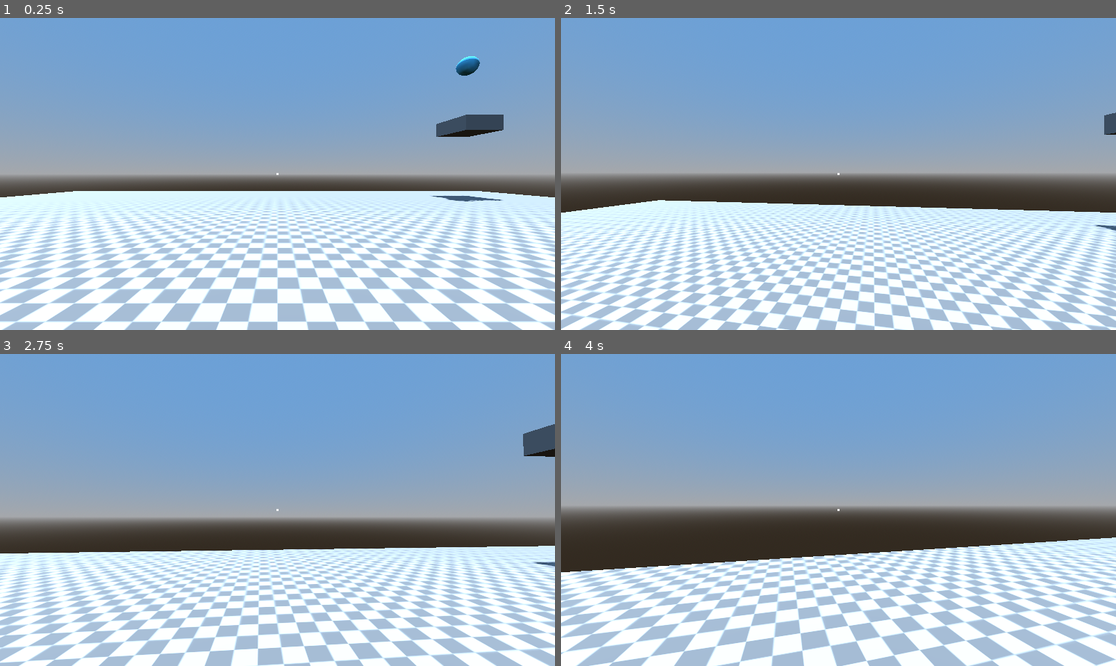
Above: before the commit, frames 1-4 (two rows, left to right).
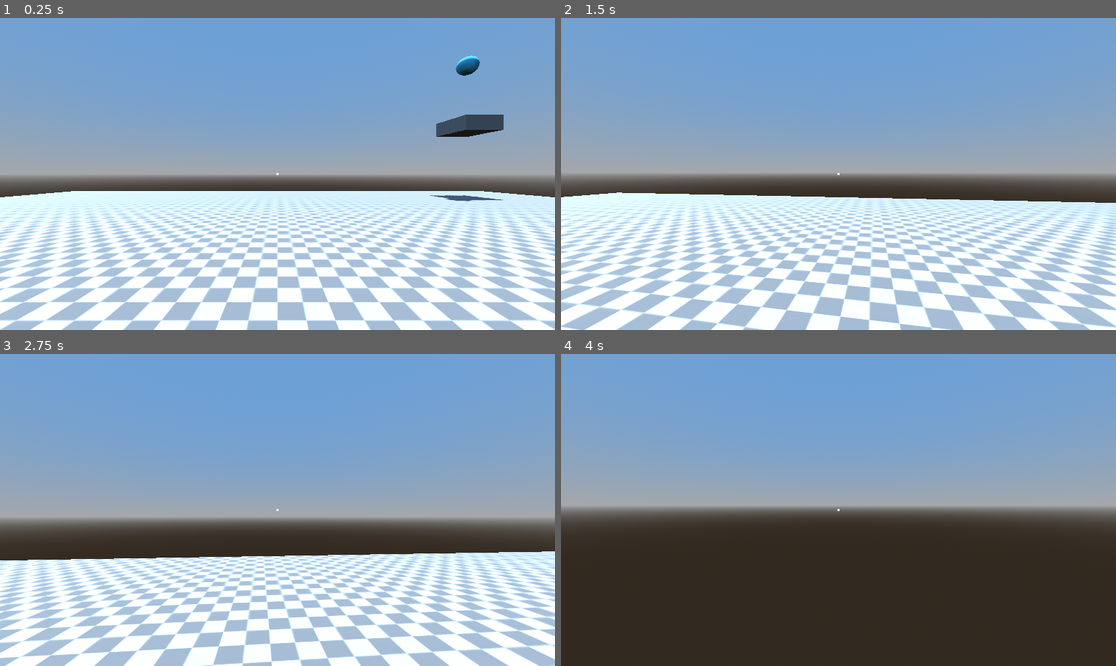
Above: after the commit, the same moments.

Repository: jwund7/game_testing
Game: Godot game, scene res://world/world.tscn
Two runs of this game, one before a commit and one after it. Both use one fixed random seed, a clock stepped at 60 frames per second and the inputs below.
Inputs (mouse positions are in pixels of both pictures, inside the frame that each line leads up to):
- Up to frame 1 (0.25 s): no input
- Up to frame 2 (1.5 s): tap Enter at 0.5 s; move the mouse to (866, 174) at 0.52 s; hold W (forward) from 0.53 s (still down); tap Ctrl (dodge) at 0.6 s; tap Space (jump) at 0.77, 1.07 s; right-click (866, 174) at 0.8 s; move the mouse to (810, 174) at 1.27 s; right-click (810, 174) at 1.35 s
- Up to frame 3 (2.75 s): keep holding W (forward); tap Space (jump) at 1.52, 1.55, 1.82, 2.1 s; move the mouse to (288, 503) at 2.02 s; tap Ctrl (dodge) at 2.3 s
- Up to frame 4 (4 s): keep holding W (forward); move the mouse to (832, 516) at 2.77 s; tap Ctrl (dodge) at 2.85 s; tap Space (jump) at 3.02, 3.32, 3.77, 3.8 s; right-click (832, 516) at 3.05 s; move the mouse to (877, 513) at 3.52 s; tap E (grapple) at 3.6 s

The runs differ from the first frame. In frame 1, 8.1% of the frame differs, in the area x 0-100%, y 12-100%; in frame 2, 25%; in frame 3, 22%; in frame 4, 36%, in the area x 0-100%, y 58-100%.

Commit message:
dodge ability
added a dodge
reorganized ability handling

Diff:
--- a/game_1/player/ability_controller.gd
+++ b/game_1/player/ability_controller.gd
@@ -3,6 +3,8 @@
 @onready var player: Player = $".."
 @onready var collision: CollisionShape3D = $"../CollisionShape3D"
 @onready var uncrouch_check: Area3D = $"../UncrouchCheck"
+@onready var dodge_timer: Timer = $DodgeTime
+
 
 var selected_ability: String
 
@@ -14,23 +16,45 @@
 var crouch_height: float = 0.4
 var crouch_time: float
 
+# dodge ability variables
+@export var is_dodging: bool = false
+var base_dodge_cooldown: float = 1.0
+var dodge_cooldown: float = 0.0
+var dodge_time: float = 0.2
+var dodge_power: float = 20.0
+
 func _ready() -> void:
 	# placeholder, could change when more abilities are added
-	selected_ability = "crouch"
+	selected_ability = "dodge"
+	dodge_timer.timeout.connect(stop_dodge)
 
 func _physics_process(delta: float) -> void:
-	# run timer for crouch ability cooldown
-	if crouch_cooldown >= 0:
-		crouch_cooldown -= delta
-	# handle crouching animation speed
-	# keep crouch_time between 0.0 and 1.0, going up or down depending on is_crouched
-	if crouch_time <= 1.0 and is_crouched:
-		crouch_time += delta
-	elif crouch_time >= 0.0 and not is_crouched:
-		crouch_time -= delta
-	# linear interpolation of collision shape using crouch_time as weight
-	# (e.g. crouch_time = 0.0 -> fully at base_height)
-	collision.shape.height = lerp(base_height, crouch_height, crouch_time)
+	if selected_ability == "crouch":
+		# run timer for crouch ability cooldown
+		if crouch_cooldown >= 0:
+			crouch_cooldown -= delta
+		# handle crouching animation speed
+		# keep crouch_time between 0.0 and 1.0, going up or down depending on is_crouched
+		if crouch_time <= 1.0 and is_crouched:
+			crouch_time += delta
+		elif crouch_time >= 0.0 and not is_crouched:
+			crouch_time -= delta
+		# linear interpolation of collision shape using crouch_time as weight
+		# (e.g. crouch_time = 0.0 -> fully at base_height)
+		collision.shape.height = lerp(base_height, crouch_height, crouch_time)
+	if selected_ability == "dodge":
+		# run timer for dodge length and interpolate velocity to prevent instant stop
+		if dodge_time >= 0:
+			dodge_time -= delta
+			player.velocity = player.velocity.lerp(Vector3(0,0,0), dodge_time)
+		# run timer for dodge cooldown
+		if dodge_cooldown >= 0:
+			dodge_cooldown -= delta
+
+func stop_dodge() -> void:
+	# end the dodge when timer runs out
+	is_dodging = false
+	dodge_timer.stop()
 
 func can_uncrouch() -> bool:
 	# check if any environment obstacles exist above player
@@ -40,14 +64,36 @@
 	# handle ability usage
 	if Input.is_action_just_pressed("movement_ability"):
 		if selected_ability == "crouch":
-			# only allow ability use if player is on floor and cooldown is off
-			if player.is_on_floor() and crouch_cooldown < 0:
-				# ensure nothing is above player if uncrouching
-				if is_crouched and can_uncrouch():
-					# uncrouch and start cooldown
-					is_crouched = false
-					crouch_cooldown = base_crouch_cooldown
-				elif not is_crouched:
-					# crouch and start cooldown
-					is_crouched = true
-					crouch_cooldown = base_crouch_cooldown
+			_handle_crouch()
+		if selected_ability == "dodge":
+			_handle_dodge()
+
+func _handle_crouch() -> void:
+	# only allow ability use if player is on floor and cooldown is off
+	if player.is_on_floor() and crouch_cooldown < 0:
+		# ensure nothing is above player if uncrouching
+		if is_crouched and can_uncrouch():
+			# uncrouch and start cooldown
+			is_crouched = false
+			crouch_cooldown = base_crouch_cooldown
+		elif not is_crouched:
+			# crouch and start cooldown
+			is_crouched = true
+			crouch_cooldown = base_crouch_cooldown
+
+func _handle_dodge() -> void:
+	# only allow use if cooldown is off
+	if dodge_cooldown < 0:
+		# get the player's current input direction vector w.r.t. the direction they are looking
+		var input_dir := Input.get_vector("left", "right", "forward", "backward")
+		var direction := (player.cam_mount.transform.basis * Vector3(input_dir.x, 0, input_dir.y)).normalized()
+		# only count a "dodge" if the player is holding a direction
+		if direction.length() > 0:
+			# set dodging to true and start timers
+			is_dodging = true
+			dodge_cooldown = base_dodge_cooldown
+			dodge_time = 0.2
+			dodge_timer.wait_time = dodge_time
+			dodge_timer.start()
+			# set (not add) velocity of player
+			player.velocity = direction * dodge_power
--- a/game_1/player/player.gd
+++ b/game_1/player/player.gd
@@ -95,15 +95,17 @@
 	# movement
 	var input_dir := Input.get_vector("left", "right", "forward", "backward")
 	var direction := (cam_mount.transform.basis * Vector3(input_dir.x, 0, input_dir.y)).normalized()
-	if is_on_floor():
-		# always run ground physics if on floor
-		_ground_physics(delta, direction)
-		# if there is a jump buffered, jump
-		if jump_buffer == true:
-			jump()
-	else:
-		# always run air physics if not on floor
-		_air_physics(delta, direction)
+	# pause normal physics while dodge is occurring
+	if not ability_controller.is_dodging:
+		if is_on_floor():
+			# always run ground physics if on floor
+			_ground_physics(delta, direction)
+			# if there is a jump buffered, jump
+			if jump_buffer == true:
+				jump()
+		else:
+			# always run air physics if not on floor
+			_air_physics(delta, direction)
 
 	# jumping
 	if Input.is_action_just_pressed("jump"):
--- a/game_1/player/player.tscn
+++ b/game_1/player/player.tscn
@@ -36,6 +36,7 @@
 transform = Transform3D(1, 0, 0, 0, 1, 0, 0, 0, 1, 0, 0.36, 0)
 
 [node name="PlayerCam" type="Camera3D" parent="Head"]
+current = true
 
 [node name="RayCast3D" type="RayCast3D" parent="Head/PlayerCam"]
 target_position = Vector3(0, 0, -10)
@@ -67,6 +68,9 @@
 [node name="AbilityController" type="Node" parent="."]
 script = ExtResource("5_qjkh3")
 
+[node name="DodgeTime" type="Timer" parent="AbilityController"]
+wait_time = 0.2
+
 [node name="UncrouchCheck" type="Area3D" parent="."]
 transform = Transform3D(1, 0, 0, 0, 1, 0, 0, 0, 1, 0, 0.72, 0)
 collision_mask = 2
--- a/game_1/world/world.tscn
+++ b/game_1/world/world.tscn
@@ -49,6 +49,9 @@
 
 [node name="CollisionShape3D" type="CollisionShape3D" parent="."]
 shape = SubResource("WorldBoundaryShape3D_tcf2h")
+
+[node name="TestCam" type="Camera3D" parent="."]
+transform = Transform3D(1, 0, 0, 0, 0.84704775, 0.53151685, 0, -0.53151685, 0.84704775, 0, 5.2909203, 12.941171)
 
 [node name="Player" parent="." instance=ExtResource("1_6xmxd")]
 transform = Transform3D(1, 0, 0, 0, 1, 0, 0, 0, 1, 0, 1, 0)
